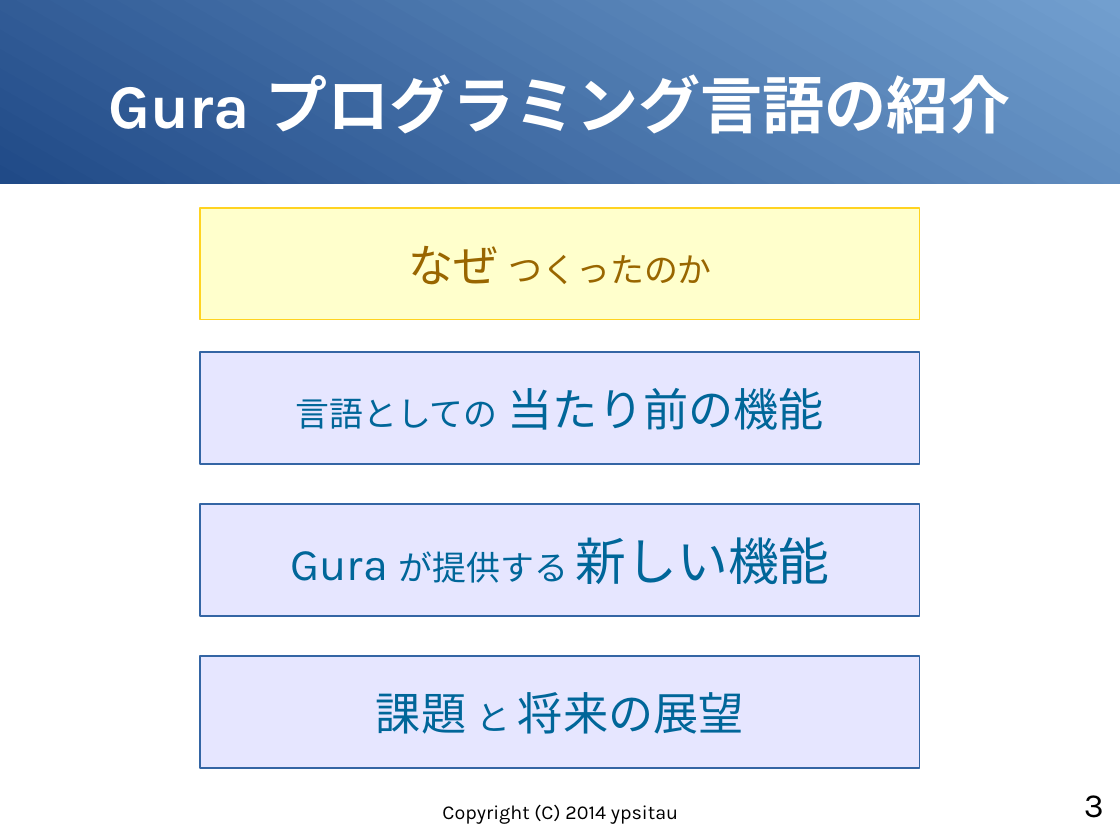
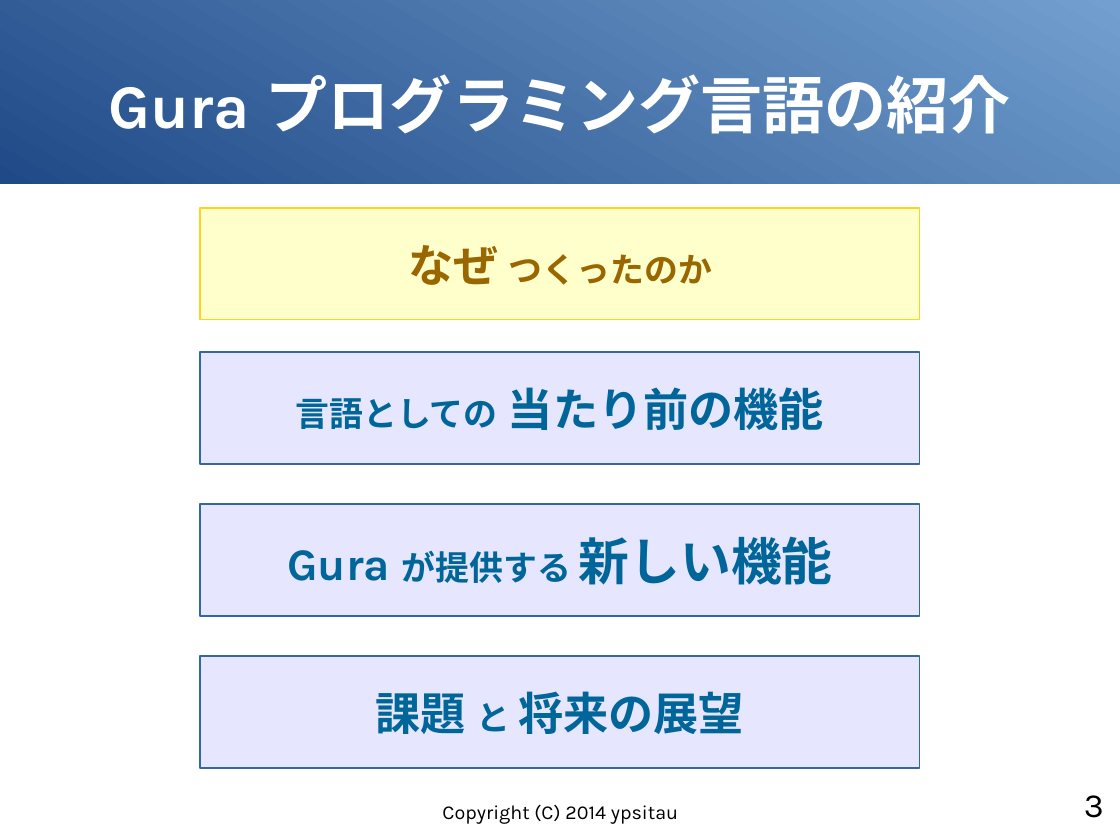
Before and after one commit to gura-lang/gura-doc, a slide deck: slide 3 of presentation/gura-introduction.odp. Drawn at 1120x840 pixels with LibreOffice and Linux fonts; fonts in the diff are those of the drawing. Boxes give left, top, right and bottom in pixels: in the first picture for what was removed or moved away, otherwise in the second. Text is boxed around its words. In the diff, an @@ line names an element or a change of style, - is before the commit and + after.

```diff
--- a/presentation/gura-introduction.odp
+++ b/presentation/gura-introduction.odp
@@ bold on in 4 elements at <box>200,657,921,768</box>, <box>200,504,921,616</box>, <box>200,352,921,463</box>, <box>200,208,921,320</box> @@
```
Also in this commit, not shown: 4 other slides changed, 4 slides added, 1 slide removed.
